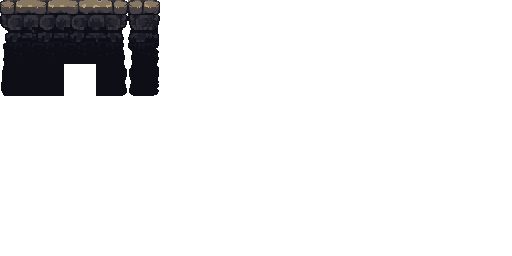
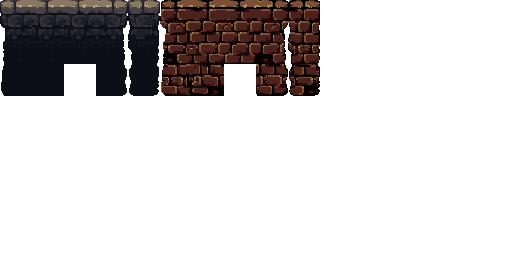
Revision of a layered 512 × 256 image; what changed, layer by layer:
added layer "Pasted Layer copy #1" above "Visible" over [160,0,320,96]
painted on "Visible" over [0,10,159,60]
